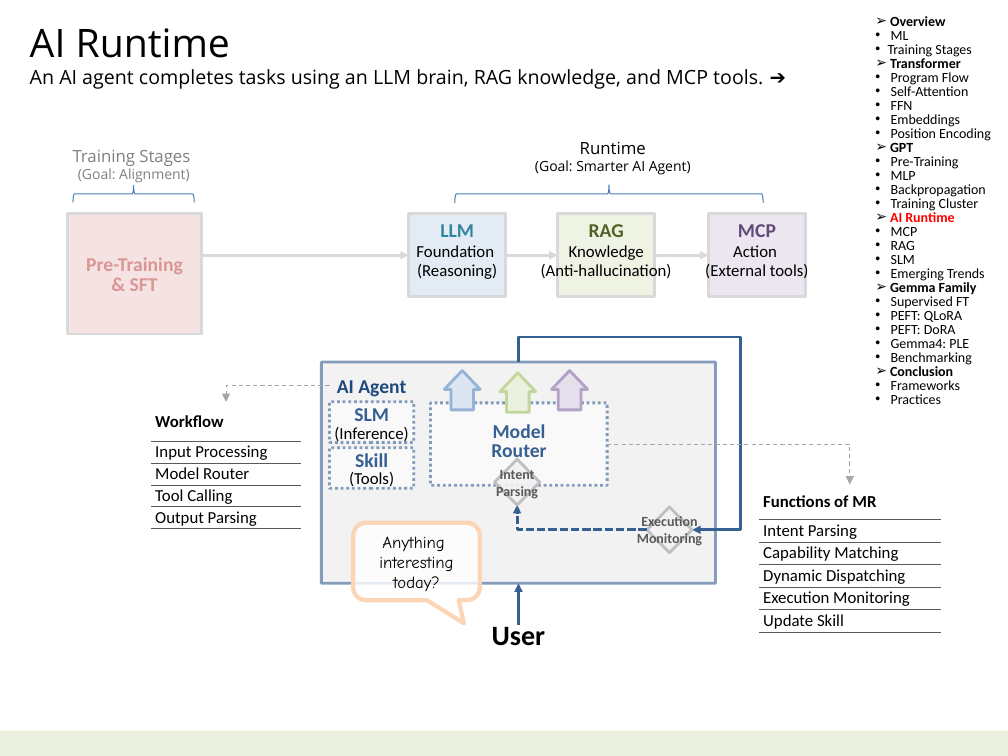
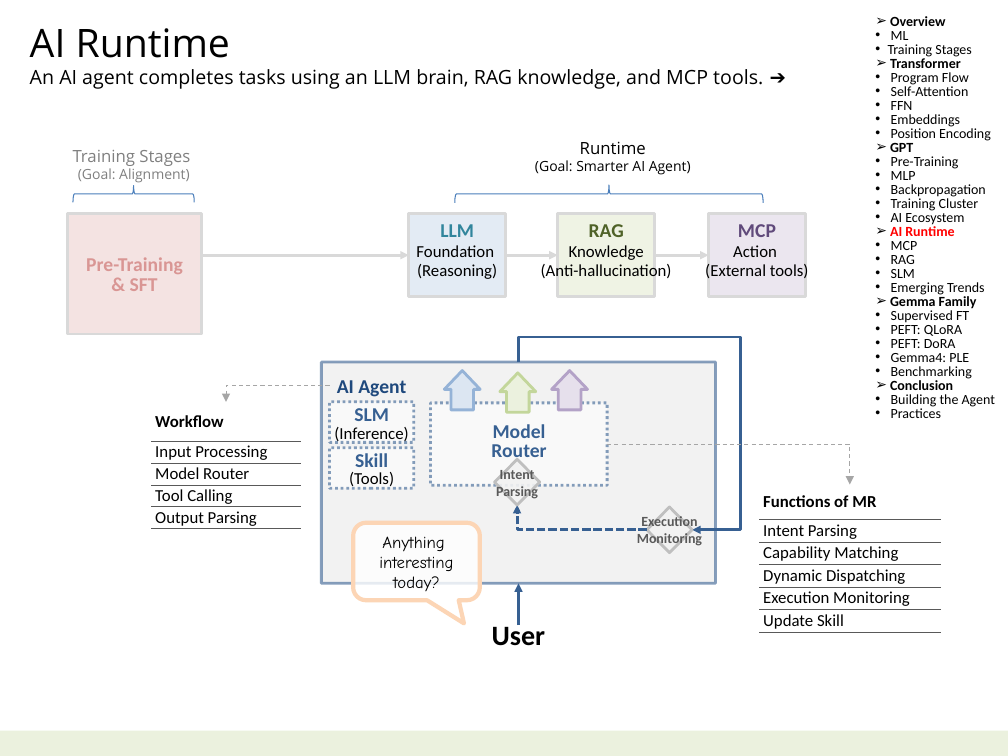
Before and after one commit to navibator/crazy-ai, a slide deck: slide 3 of ai-gemma.pptx. Drawn at 1008x756 pixels with LibreOffice and Linux fonts; fonts in the diff are those of the drawing. Boxes give left, top, right and bottom in pixels: in the first picture for what was removed or moved away, otherwise in the second. Text is boxed around its words. In the diff, an @@ line names an element or a change of style, - is before the commit and + after.

Commit message:
bio-it-agent

```diff
--- a/ai-gemma.pptx
+++ b/ai-gemma.pptx
@@ text at [891,210,964,225]: paragraph added @@
+    • AI Ecosystem
@@ text at [891,394,995,407]: text changed @@
-    • Frameworks
+    • Building the Agent
```
Also in this commit, not shown: 4 other slides changed, 3 other files.
